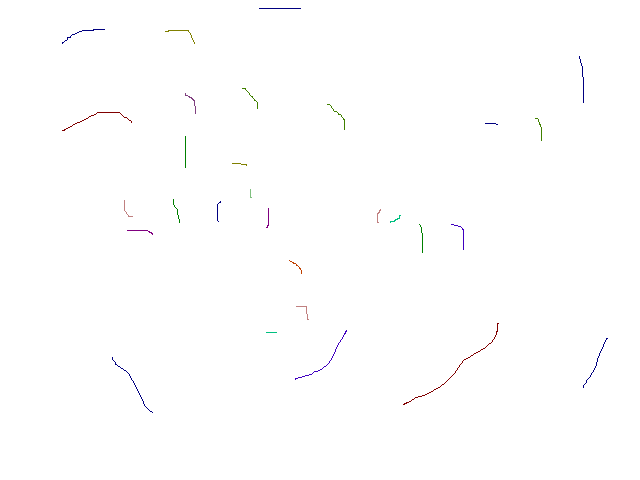
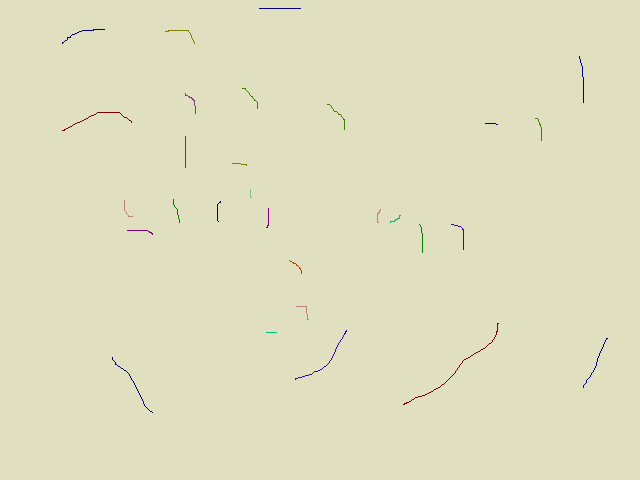
Two versions of the same layered image (640px x 480px). Layer-by-layer changes:
painted on "Background" over box(0, 0, 640, 480)
painted on "22_KitchenLow.png" over box(0, 0, 640, 480)
